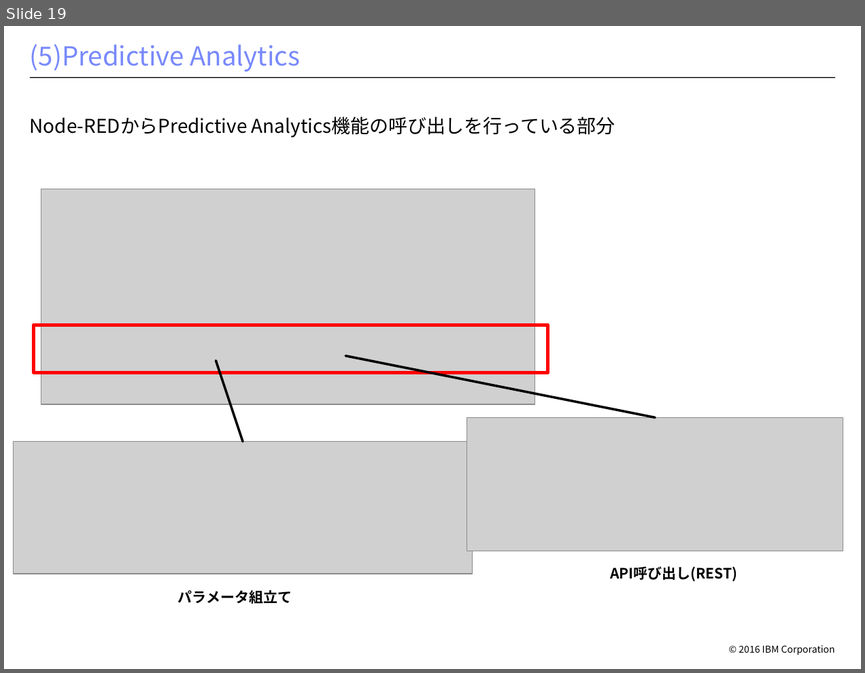
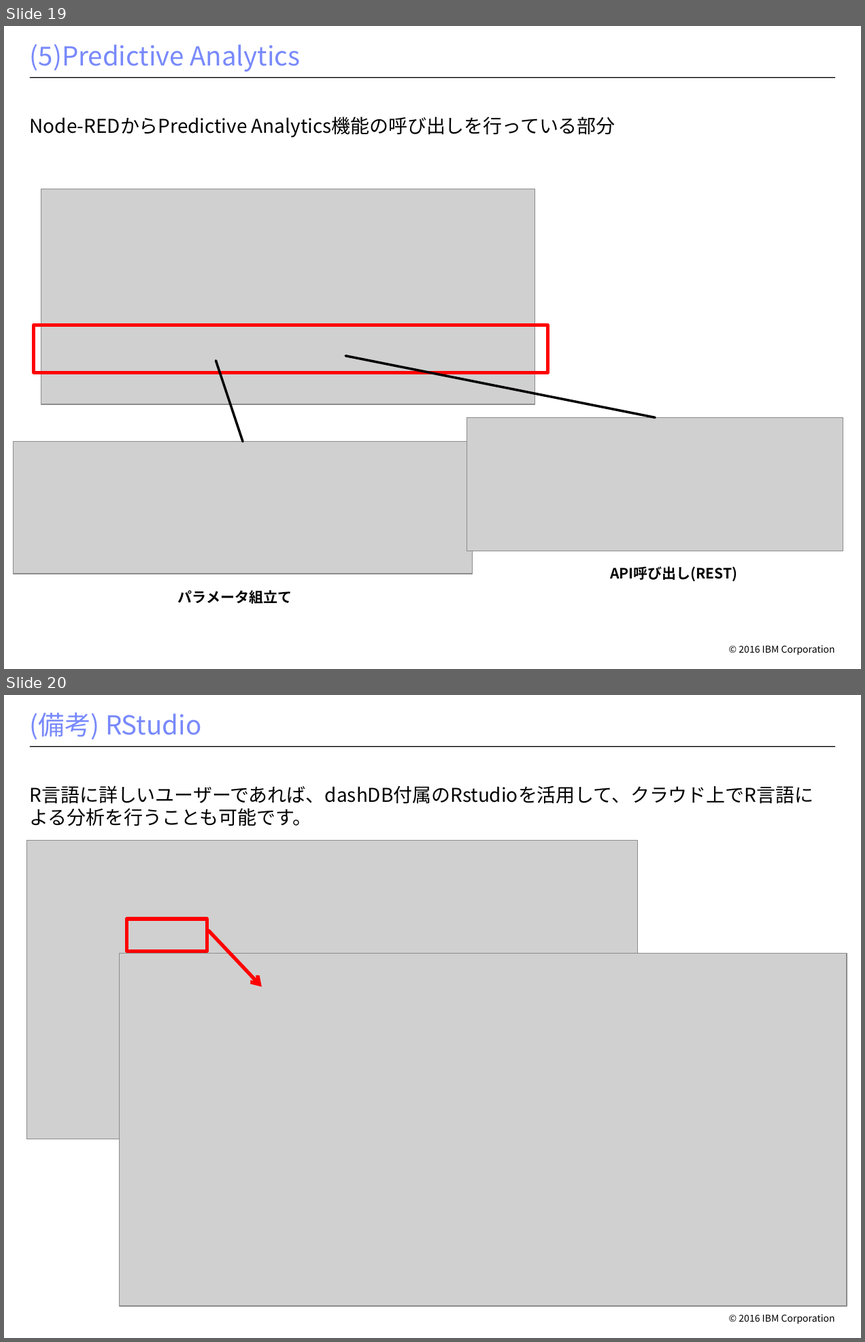
Before and after one commit to makaishi/1_IOT_WORK, a slide deck: bluemix-env/iot-構成雛形.pptx. Shown one above the other, each under a label of ours: slide 19 before the commit, slides 19 and 20 after it. The pictures are 865x673 and 865x1342 pixels, drawn with LibreOffice and Linux fonts; fonts in the diff are those of the drawing; grey boxes stand for pictures; background and template pictures are left out. Boxes give left, top, right and bottom in pixels: in the first picture for what was removed or moved away, otherwise in the second. Text is boxed around its words. In the diff, an @@ line names an element or a change of style, - is before the commit and + after.

Commit message:
RStudioページの追加

```diff
--- a/bluemix-env/iot-構成雛形.pptx
+++ b/bluemix-env/iot-構成雛形.pptx
@@ slide 20 added at (4,695,861,1338), background #FFFFFF; not listed: 2 template elements that a slide beside it also shows @@
@@ title added at (30,712,201,740), 22 pt, text #7889FB @@
+(備考) RStudio
@@ text added at (30,785,814,826), 16 pt, text #000000 @@
+R言語に詳しいユーザーであれば、dashDB付属のRstudioを活用して、クラウド上でR言語による分析を行うことも可能です。
@@ picture added at (26,840,637,1139) @@
@@ rectangle added at (126,919,207,951), outline #FF0000 3 pt @@
@@ arrow added from (209, 930) to (262, 986), #FF0000 3 pt @@
@@ picture added at (120,953,847,1305) @@
```
